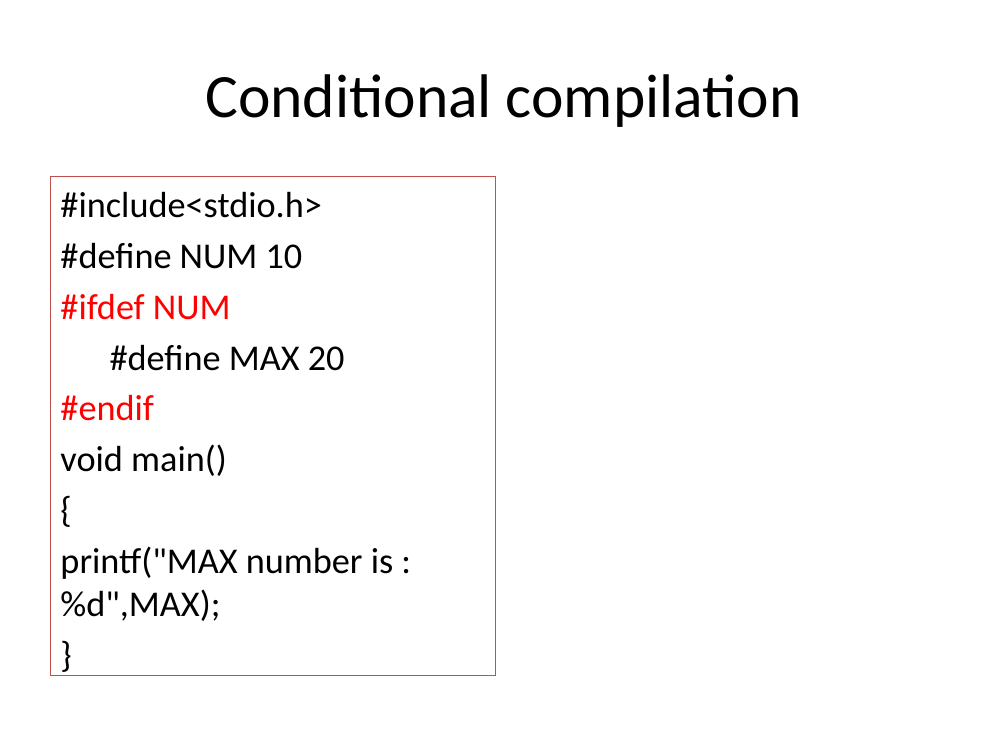
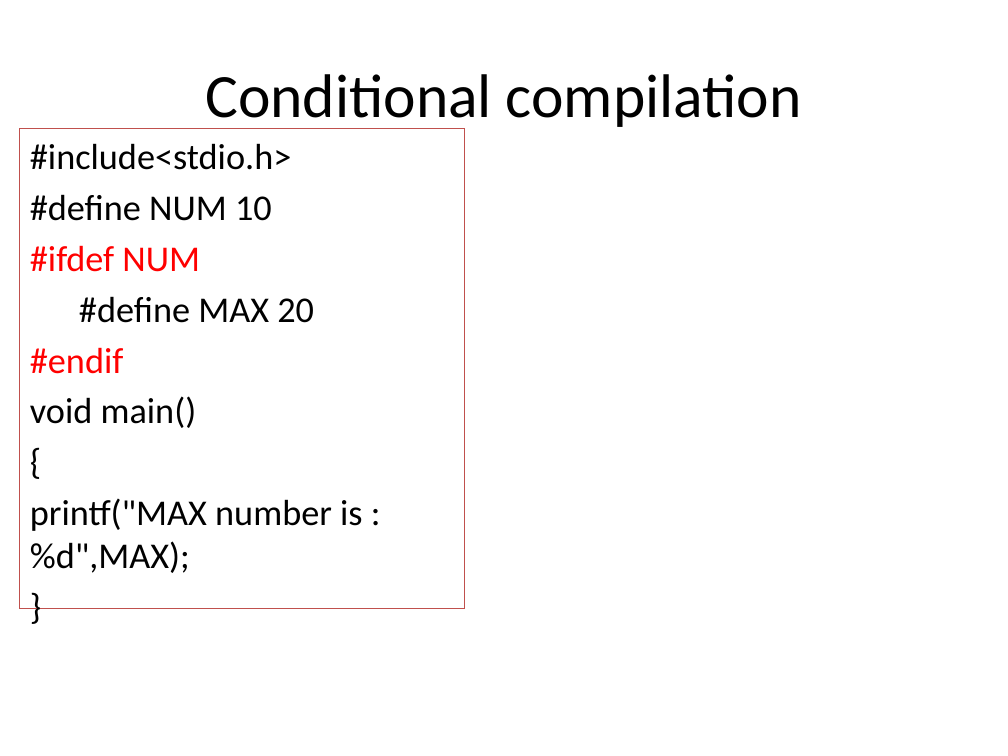
Before and after one commit to PrashanthSingaravelan/winter_semester, a slide deck: slide 22 of CSE2010 Advanced C programming/Reference Materials/20_Preprocessor Directives.pptx. Drawn at 1008x756 pixels with LibreOffice and Linux fonts; fonts in the diff are those of the drawing. Boxes give left, top, right and bottom in pixels: in the first picture for what was removed or moved away, otherwise in the second. Text is boxed around its words. In the diff, an @@ line names an element or a change of style, - is before the commit and + after.

```diff
--- a/CSE2010 Advanced C programming/Reference Materials/20_Preprocessor Directives.pptx
+++ b/CSE2010 Advanced C programming/Reference Materials/20_Preprocessor Directives.pptx
@@ text "#include<stdio.h>": place and size @@
-text "#include<stdio.h>" at <box>50,176,496,675</box>
+text "#include<stdio.h>" at <box>20,129,466,609</box>
```
Also in this commit, not shown: 2 other slides changed, 8 other files.
